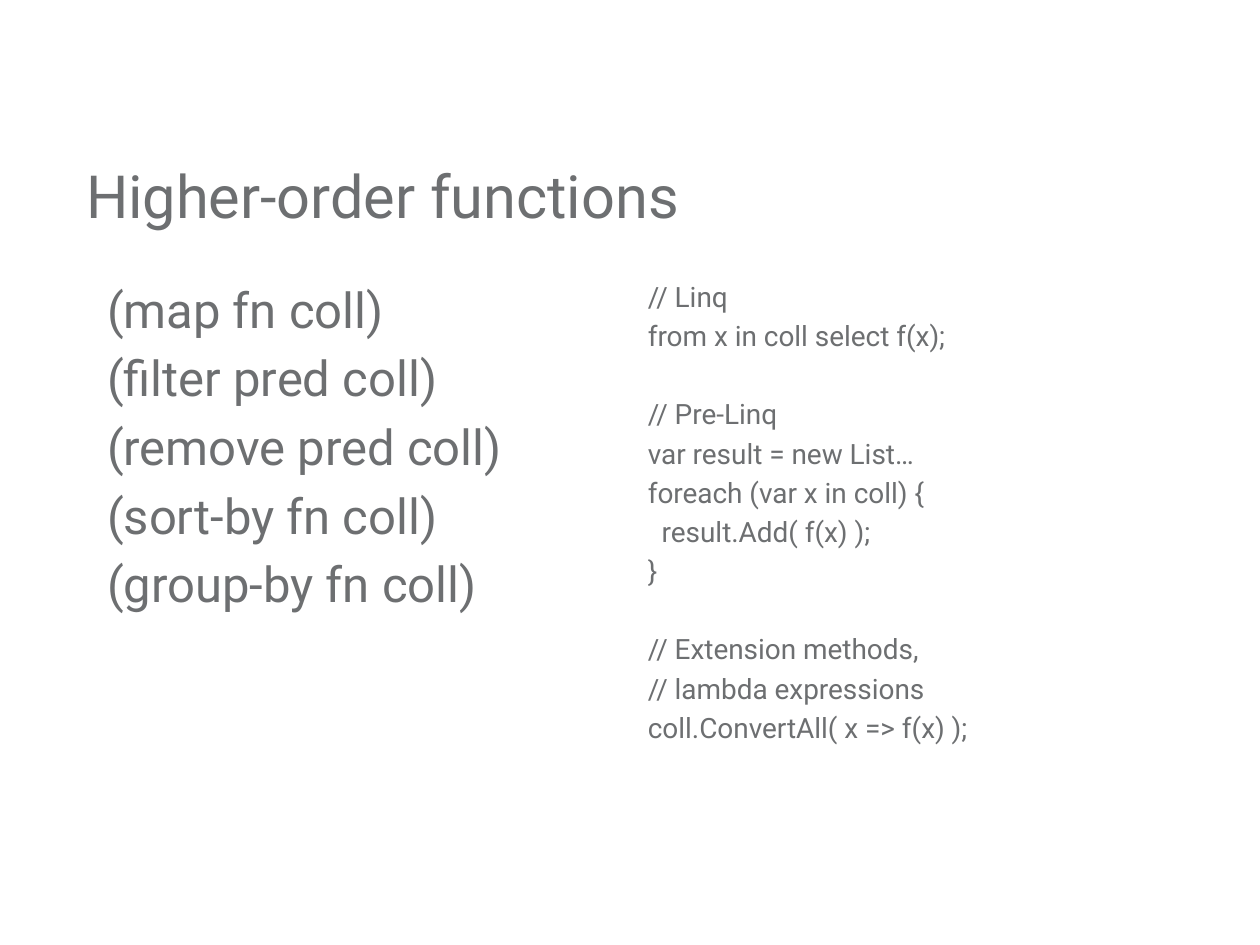
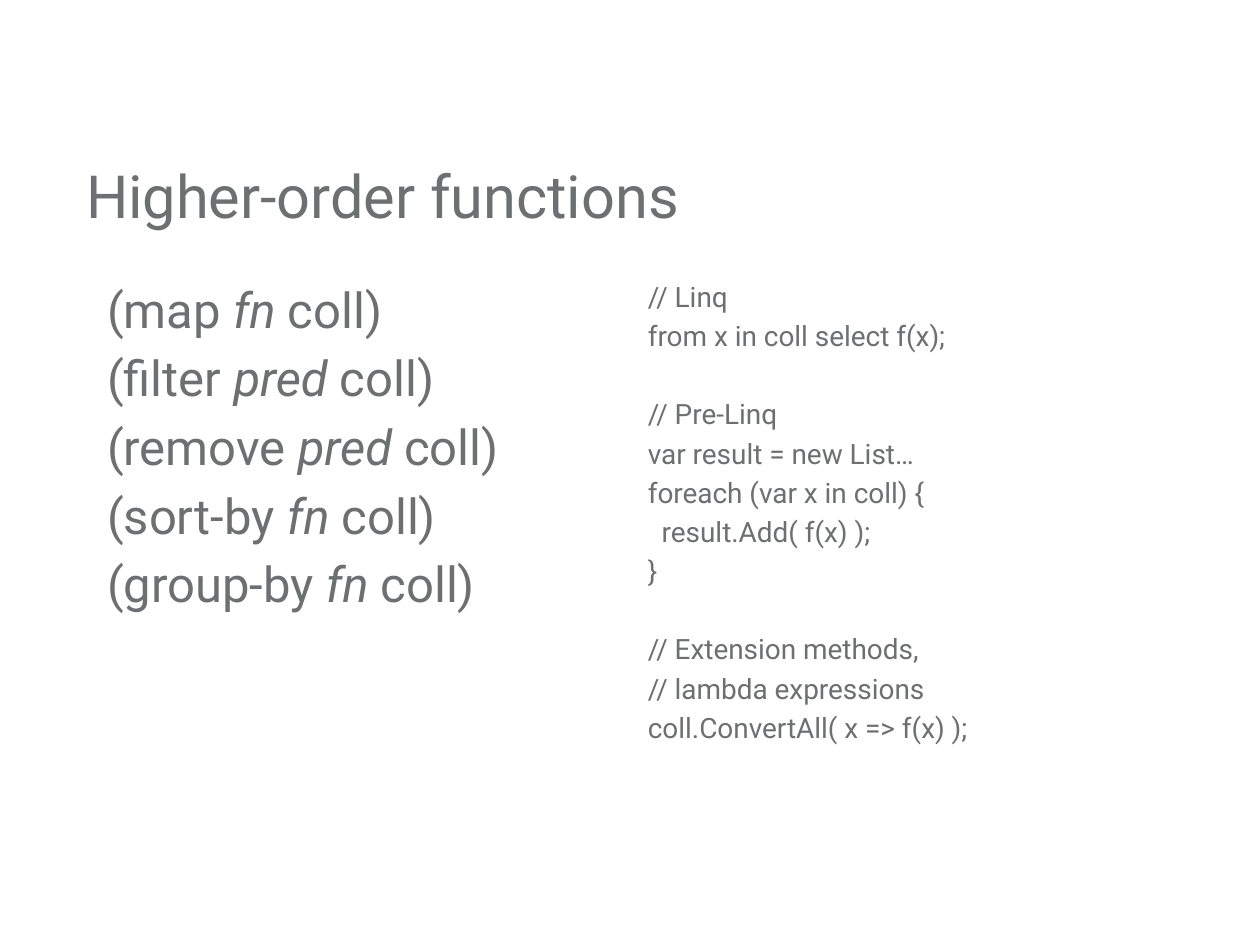
Before and after one commit to mjul/top-10-clojure-oredev-2011, a slide deck: slide 30 of Top Things to Learn From Clojure.pptx (slide 31 before the commit). Drawn at 1260x945 pixels with LibreOffice and Linux fonts; fonts in the diff are those of the drawing; background and template pictures are left out. Boxes give left, top, right and bottom in pixels: in the first picture for what was removed or moved away, otherwise in the second. Text is boxed around its words. In the diff, an @@ line names an element or a change of style, - is before the commit and + after.

```diff
--- a/Top Things to Learn From Clojure.pptx
+++ b/Top Things to Learn From Clojure.pptx
@@ text "(map fn coll)" at <box>107,289,498,613</box>: italic on in "fn", "pred", "pred", "fn" and 1 more places @@
```
Also in this commit, not shown: 8 other slides changed, 2 slides added, 6 slides removed, 4 other files.
